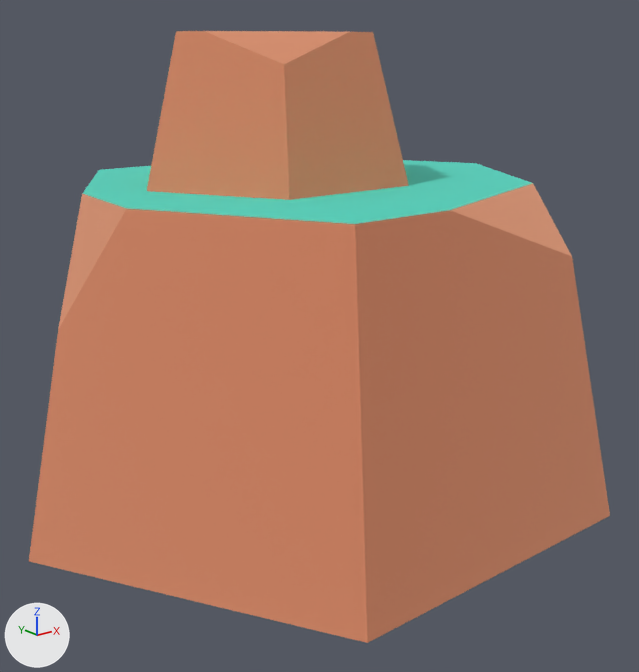
Before and after pictures for a commit that changed the glTF model packs/nature-kit/rock-smalle.glb.
The view is the same before and after, from a 50 mm lens placed at (-0.312, -0.4, 0.193), pointed at (-0.003, -0.014, 0.038). The lights are fixed; the arrows at lower left show +X, +Y and +Z. The picture after the commit comes second. Where no turn or scale is listed for an object, it has been applied to the vertices.

Names of what the first picture shows: 'rock_smallE'.
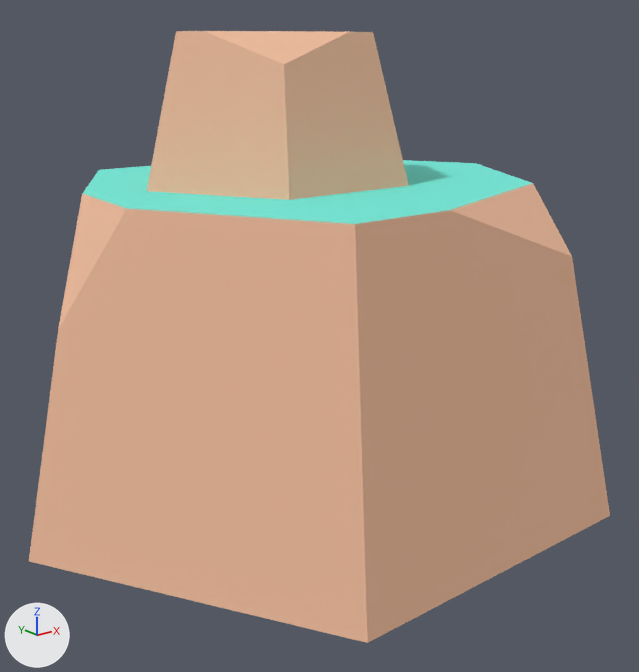
Diff of the bpy script that builds the scene:
```diff
--- a/packs/nature-kit/rock-smalle.glb.py
+++ b/packs/nature-kit/rock-smalle.glb.py
@@ mat_dirt @@
 mat_dirt.base_color = (0.886, 0.514, 0.341)  # beige #f2be9e
-mat_dirt.metallic = 1.0
 mat_dirt.roughness = 1.0
@@ ob_tmpparent @@
-ob_tmpparent = bpy.data.objects.new('tmpParent', None)
-ob_tmpparent.location = (0.0, 0.0, 0.0)
```

Boxes (x1, y1, x2, y2) around the edits, measured in the pictures (639 x 672 px):
'rock_smallE', surface changed
    both: (29, 31, 610, 643)
